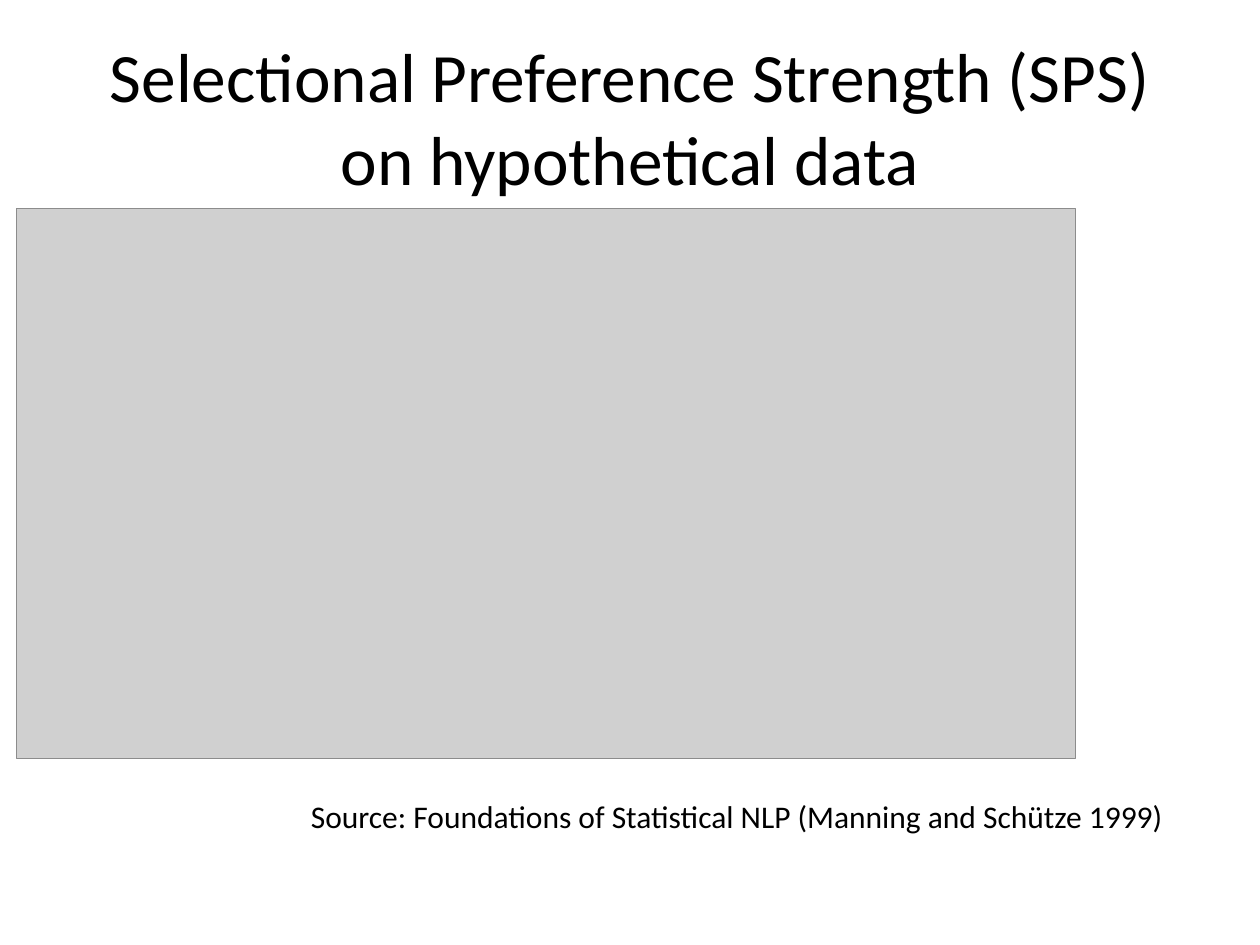
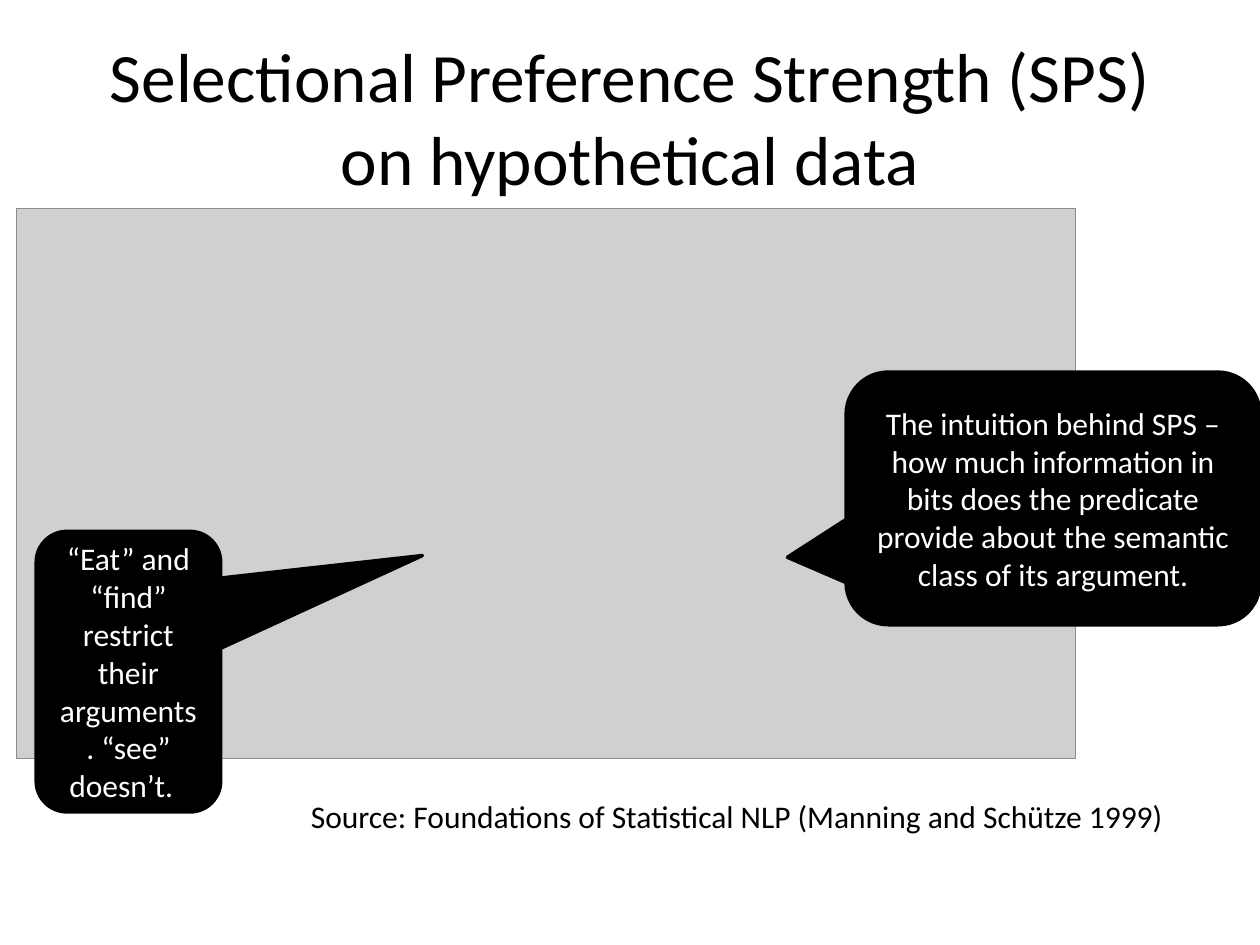
Before and after one commit to UCDenver-ccp/selectional-preference, a slide deck: slide 4 of selectionPreferenceStrengthImplementation.pptx. Drawn at 1260x945 pixels with LibreOffice and Linux fonts; fonts in the diff are those of the drawing; grey boxes stand for pictures. Boxes give left, top, right and bottom in pixels: in the first picture for what was removed or moved away, otherwise in the second. Text is boxed around its words. In the diff, an @@ line names an element or a change of style, - is before the commit and + after.

```diff
--- a/selectionPreferenceStrengthImplementation.pptx
+++ b/selectionPreferenceStrengthImplementation.pptx
@@ rounded speech box added at bbox=[847, 372, 1260, 625], fill #000000, outline #000000 2 pt, 18 pt, text #FFFFFF @@
+The intuition behind SPS – how much information in bits does the predicate provide about the semantic class of its argument.
@@ rounded speech box added at bbox=[37, 532, 220, 813], fill #000000, outline #000000 2 pt, 18 pt, text #FFFFFF @@
+“Eat” and “find” restrict their arguments. “see” doesn’t.
```
Also in this commit, not shown: 8 other slides changed, 2 slides added, 6 slides removed, 2 other files.
